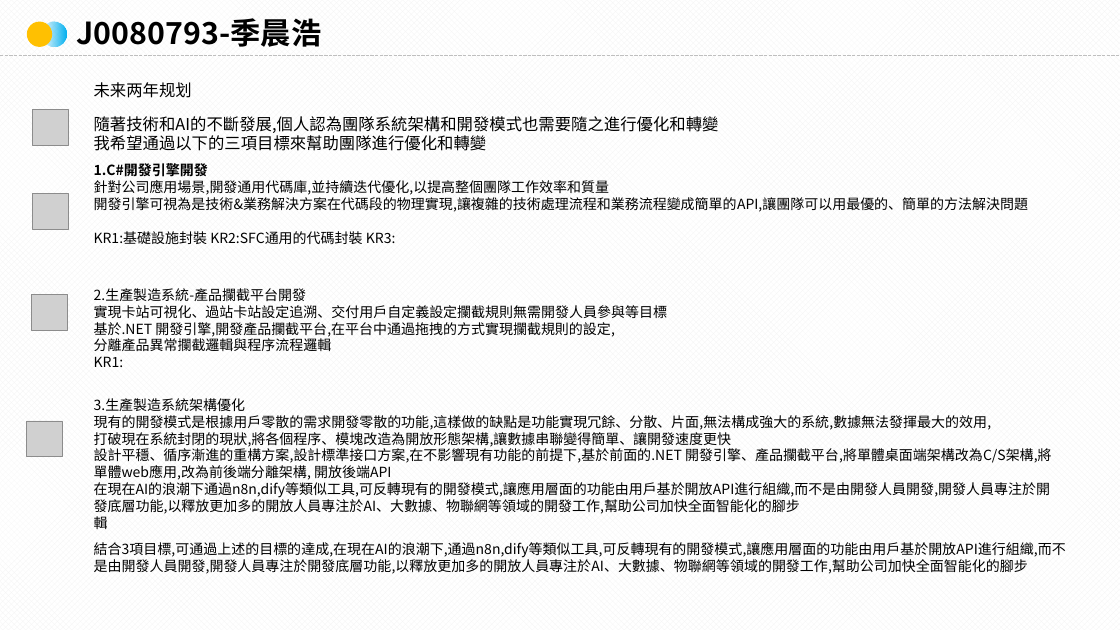
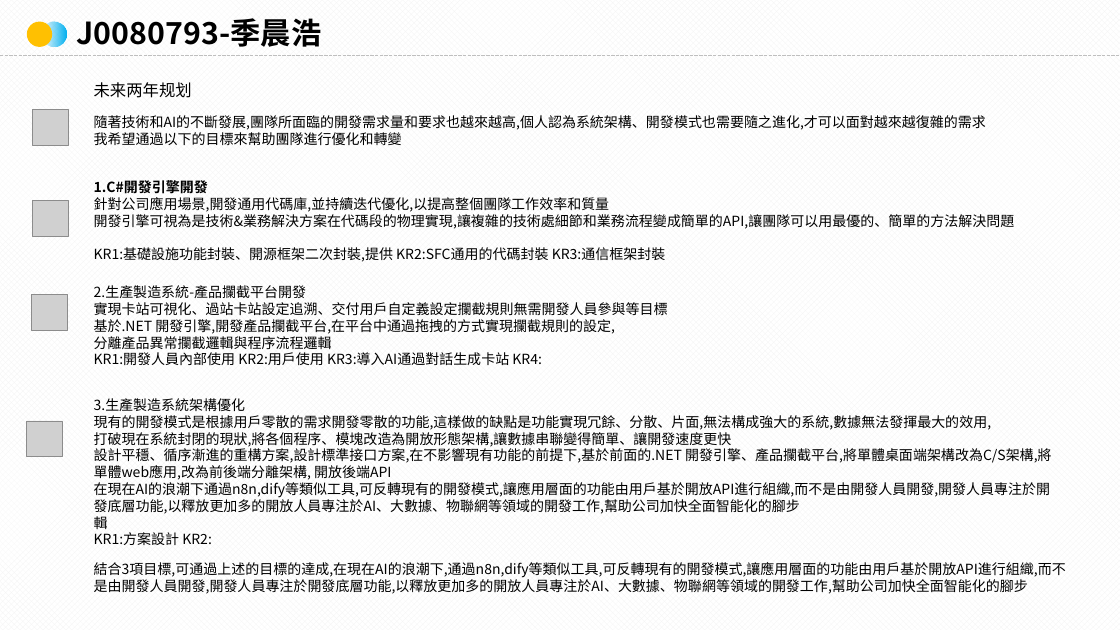
Before and after one commit to NoBug4Ever/work_files, a slide deck: slide 5 of J0080793.pptx. Drawn at 1120x630 pixels with LibreOffice and Linux fonts; fonts in the diff are those of the drawing; grey boxes stand for pictures; background and template pictures are left out. Boxes give left, top, right and bottom in pixels: in the first picture for what was removed or moved away, otherwise in the second. Text is boxed around its words. In the diff, an @@ line names an element or a change of style, - is before the commit and + after.

Commit message:
update

```diff
--- a/J0080793.pptx
+++ b/J0080793.pptx
@@ text at bbox=[94, 115, 986, 145]: text changed; size 14 to 12 pt @@
-隨著技術和AI的不斷發展,個人認為團隊系統架構和開發模式也需要隨之進行優化和轉變
-我希望通過以下的三項目標來幫助團隊進行優化和轉變
+隨著技術和AI的不斷發展,團隊所面臨的開發需求量和要求也越來越高,個人認為系統架構、開發模式也需要隨之進化,才可以面對越來越復雜的需求
+我希望通過以下的目標來幫助團隊進行優化和轉變
@@ text "1.C#開發引擎開發": place and size @@
-text "1.C#開發引擎開發" at bbox=[94, 163, 1029, 244]
+text "1.C#開發引擎開發" at bbox=[94, 180, 1015, 262]
@@ picture: place and size @@
-picture at bbox=[32, 193, 68, 229]
+picture at bbox=[32, 201, 68, 237]
@@ text at bbox=[94, 214, 1015, 262]: text changed @@
-開發引擎可視為是技術&業務解決方案在代碼段的物理實現,讓複雜的技術處理流程和業務流程變成簡單的API,讓團隊可以用最優的、簡單的方法解決問題
-KR1:基礎設施封裝 KR2:SFC通用的代碼封裝 KR3:
+開發引擎可視為是技術&業務解決方案在代碼段的物理實現,讓複雜的技術處細節和業務流程變成簡單的API,讓團隊可以用最優的、簡單的方法解決問題
+KR1:基礎設施功能封裝、開源框架二次封裝,提供 KR2:SFC通用的代碼封裝 KR3:通信框架封裝
@@ text at bbox=[94, 352, 542, 365]: text changed @@
-KR1:
+KR1:開發人員內部使用 KR2:用戶使用 KR3:導入AI通過對話生成卡站 KR4:
@@ text at bbox=[94, 532, 212, 545]: paragraph added @@
+KR1:方案設計 KR2:
@@ text "結合3項目標,可通過上述的目標的達成,在現在AI的浪潮下,通過n8n,dify等類似工具,可反轉現有的開發模式,讓應用層 ...": place and size @@
-text "結合3項目標,可通過上述的目標的達成,在現在AI的浪潮下,通過n8n,dify等類似工具,可反轉現有的開發模式,讓應用層 ..." at bbox=[94, 542, 1066, 574]
+text "結合3項目標,可通過上述的目標的達成,在現在AI的浪潮下,通過n8n,dify等類似工具,可反轉現有的開發模式,讓應用層 ..." at bbox=[94, 562, 1066, 594]
```
